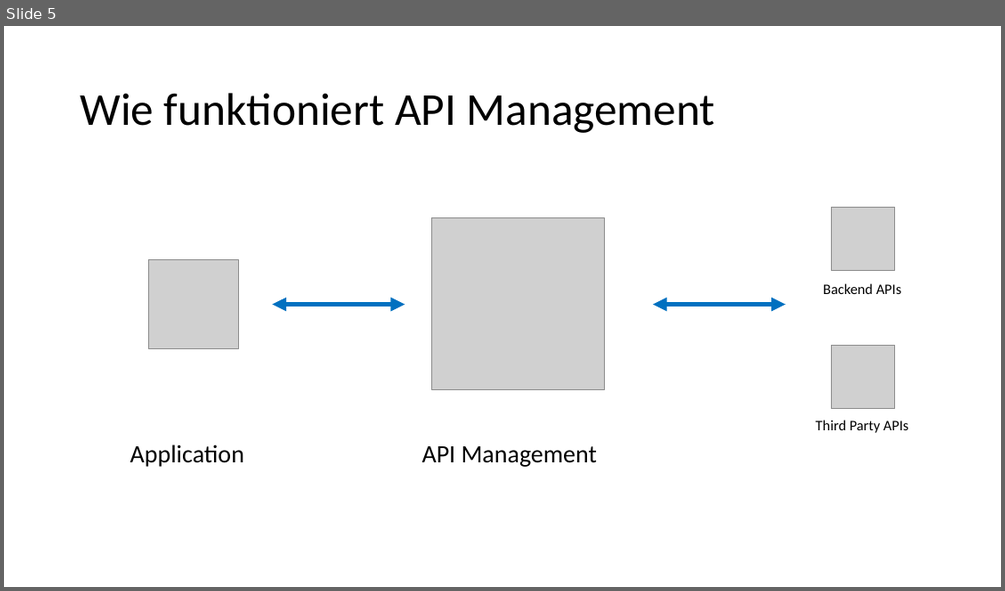
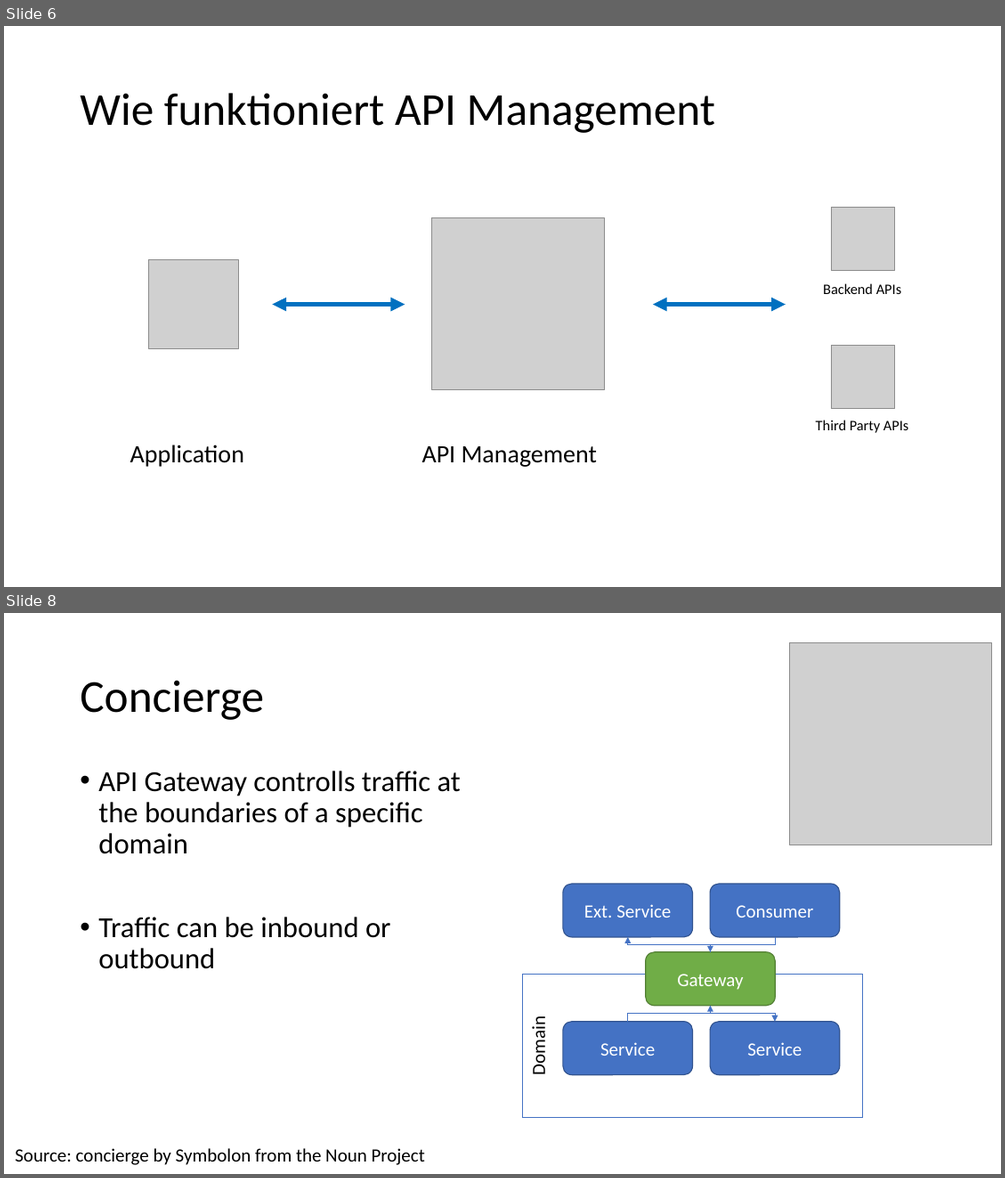
Before and after one commit to danielwagn3r/apimgmt-workshop, a slide deck: API Gateway.pptx. Shown one above the other, each under a label of ours: slide 5 before the commit, slides 6 and 8 after it; the slides between them are not shown. The pictures are 1005x591 and 1005x1178 pixels, drawn with LibreOffice and Linux fonts; fonts in the diff are those of the drawing; grey boxes stand for pictures. Boxes give left, top, right and bottom in pixels: in the first picture for what was removed or moved away, otherwise in the second. Text is boxed around its words. In the diff, an @@ line names an element or a change of style, - is before the commit and + after.

```diff
--- a/API Gateway.pptx
+++ b/API Gateway.pptx
@@ slide 8 added at bbox=[4, 613, 1001, 1174], background #FFFFFF @@
@@ picture added at bbox=[790, 643, 992, 844] @@
@@ title added at bbox=[80, 680, 264, 720], 44 pt, text #000000 @@
+Concierge
@@ text added at bbox=[98, 771, 461, 969], 28 pt, text #000000 @@
+• API Gateway controlls traffic at the boundaries of a specific domain
+• Traffic can be inbound or outbound
@@ rounded rectangle added at bbox=[563, 884, 693, 937], fill #4472C4, outline #325491 1 pt, 18 pt, text #FFFFFF @@
+Ext. Service
@@ rounded rectangle added at bbox=[710, 884, 840, 937], fill #4472C4, outline #325491 1 pt, 18 pt, text #FFFFFF @@
+Consumer
@@ elbow arrow added from (711, 952) to (628, 937), #4472C4 0.5 pt @@
@@ rounded rectangle added at bbox=[646, 952, 775, 1005], fill #70AD47, outline #538035 1 pt, 18 pt, text #FFFFFF @@
+Gateway
@@ elbow arrow added from (775, 937) to (711, 952), #4472C4 0.5 pt @@
@@ rectangle added at bbox=[523, 974, 863, 1118], fill #FFFFFF, outline #4472C4 1 pt, 18 pt, text #000000 @@
+Domain
@@ elbow arrow added from (628, 1022) to (711, 1005), #4472C4 0.5 pt @@
@@ elbow arrow added from (711, 1005) to (775, 1022), #4472C4 0.5 pt @@
@@ rounded rectangle added at bbox=[563, 1022, 693, 1074], fill #4472C4, outline #325491 1 pt, 18 pt, text #FFFFFF @@
+Service
@@ rounded rectangle added at bbox=[710, 1022, 840, 1074], fill #4472C4, outline #325491 1 pt, 18 pt, text #FFFFFF @@
+Service
@@ text added at bbox=[15, 1148, 425, 1165], 18 pt, text #000000 @@
+Source: concierge by Symbolon from the Noun Project
@@ what was slide 5 is now slide 6 @@
```
Also in this commit, not shown: 8 slides changed, 21 other slides added, 2 slides removed, 1 other file.
